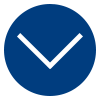
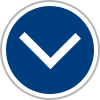
Layer changes from the first (100, 100) image to the second:
removed layer "Form 6" over [left=47, top=33, right=83, bottom=69]
removed layer "Form 7" over [left=17, top=33, right=53, bottom=69]
added layer "Form 8 Kopie" above "Form 8" over [left=45, top=33, right=81, bottom=69]
added layer "Form 8" above "Ellipse 1 Kopie" over [left=19, top=32, right=56, bottom=69]
added layer "Ellipse 1 Kopie" above "Ellipse 1" over [left=0, top=0, right=100, bottom=100]
painted on "Ellipse 1" over [left=4, top=4, right=96, bottom=96]
